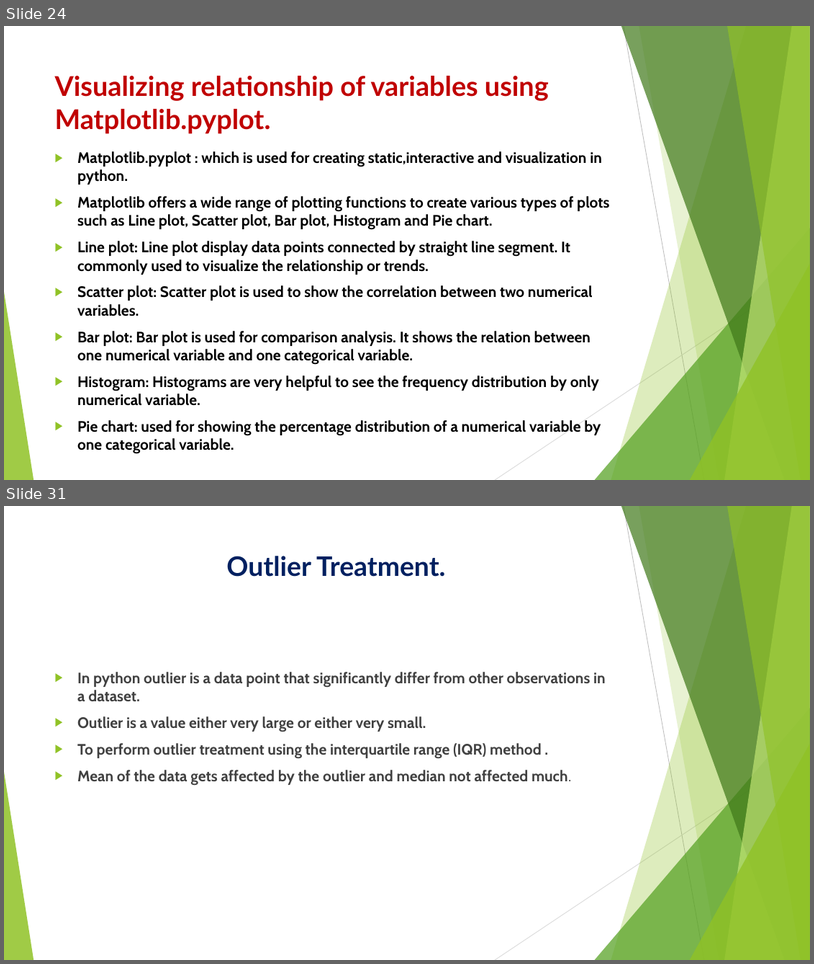
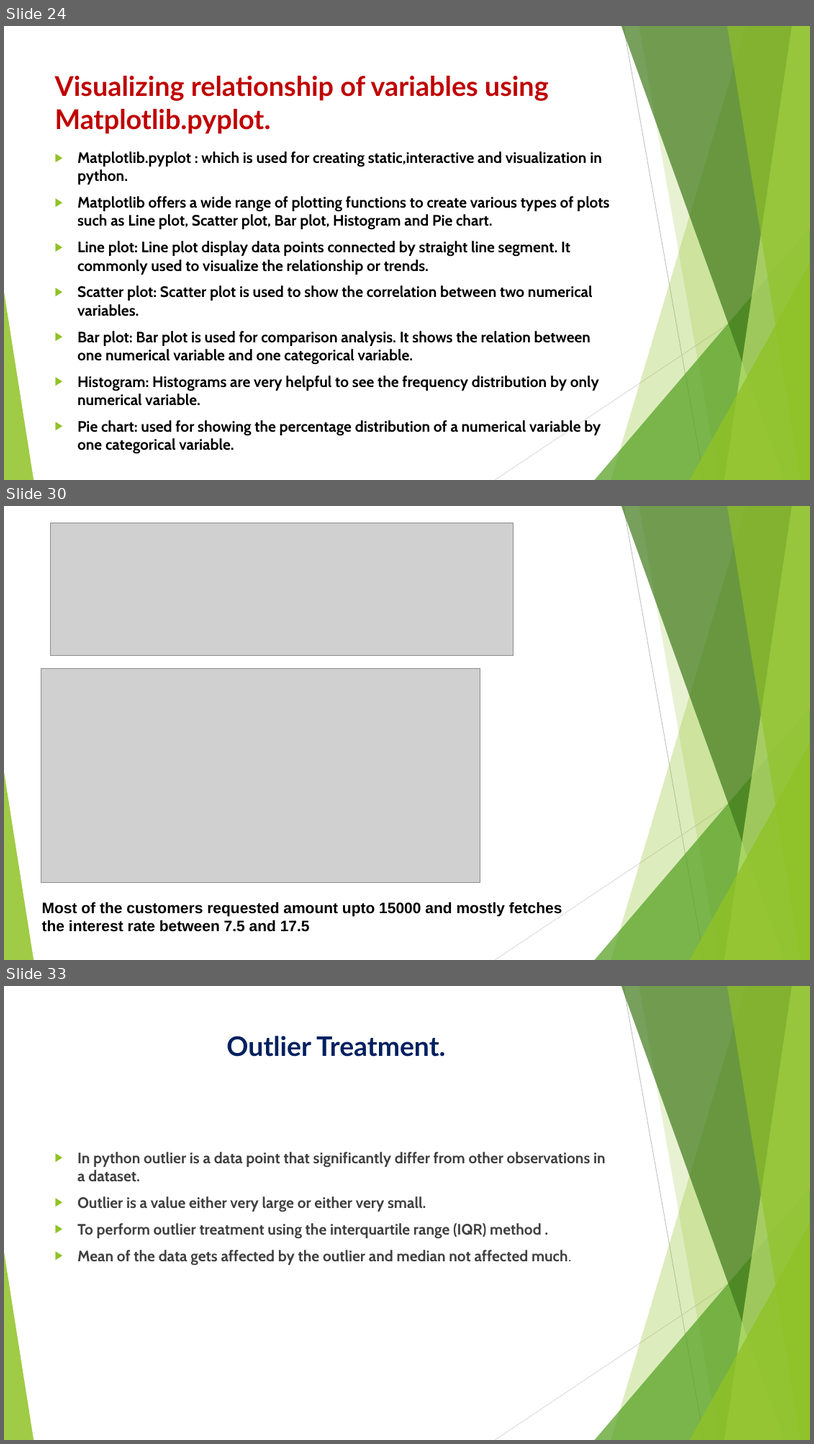
Before and after one commit to GayaGopan/Exploratory-Data-Analysis-on-a-Loans-data-of-a-Private-Financial-Firm., a slide deck: Exploratory Data Analysis on a Loans data of a Private Financial Firm.pptx. Shown one above the other, each under a label of ours: slides 24 and 31 before the commit, slides 24, 30 and 33 after it; the slides between them are not shown. The pictures are 814x964 and 814x1444 pixels, drawn with LibreOffice and Linux fonts; fonts in the diff are those of the drawing; grey boxes stand for pictures. Boxes give left, top, right and bottom in pixels: in the first picture for what was removed or moved away, otherwise in the second. Text is boxed around its words. In the diff, an @@ line names an element or a change of style, - is before the commit and + after.

```diff
--- a/Exploratory Data Analysis on a Loans data of a Private Financial Firm.pptx
+++ b/Exploratory Data Analysis on a Loans data of a Private Financial Firm.pptx
@@ slide 30 added at <box>4,506,810,960</box>, background #FFFFFF; not listed: 10 template elements that a slide beside it also shows @@
@@ picture added at <box>50,523,513,656</box> @@
@@ picture added at <box>41,668,480,882</box> @@
@@ text added at <box>42,901,562,932</box>, 18 pt, text #000000, bold @@
+Most of the customers requested amount upto 15000 and mostly fetches the interest rate between 7.5 and 17.5
@@ what was slide 31 is now slide 33 @@
```
Also in this commit, not shown: 3 slides changed, 4 other slides added, 3 slides removed.
